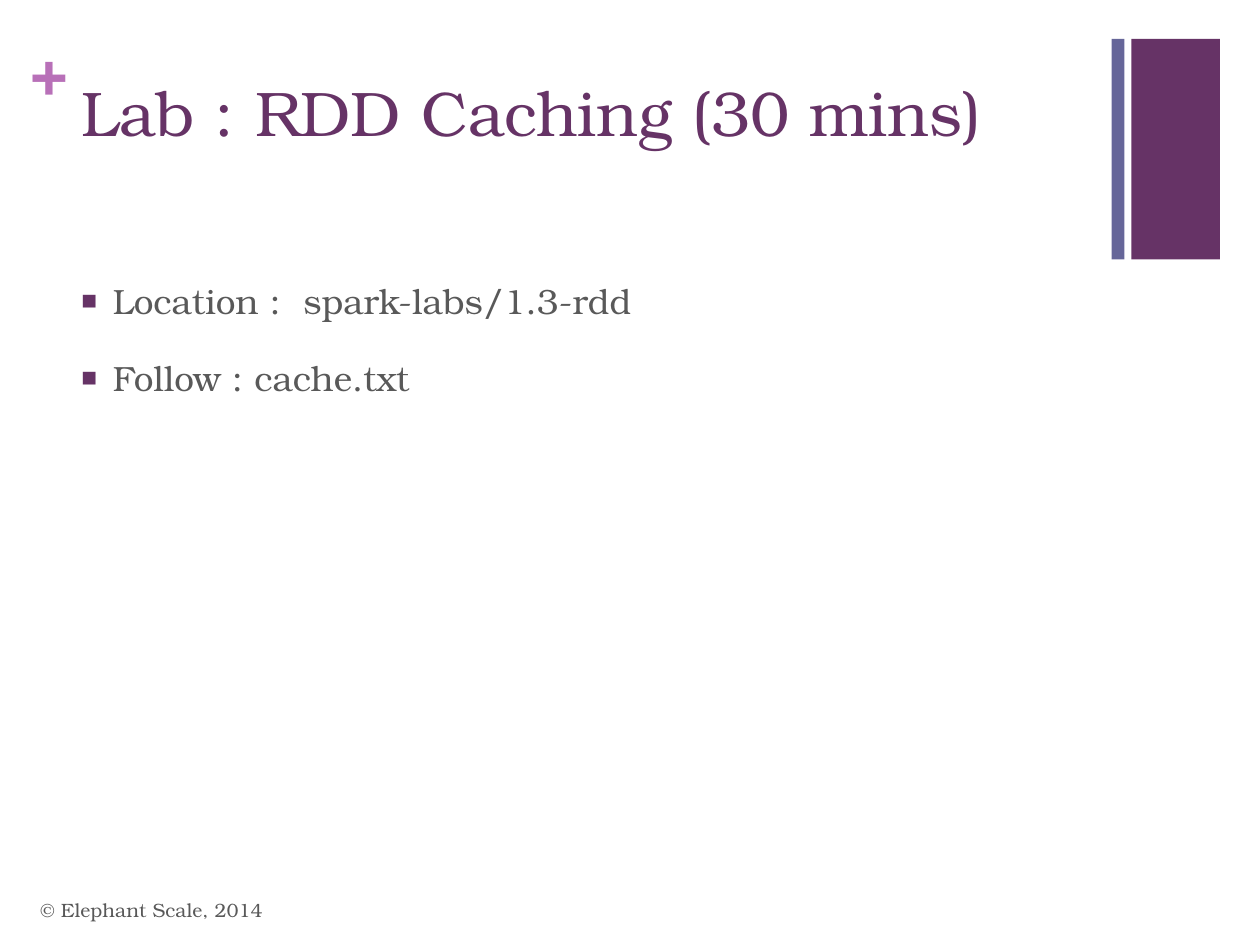
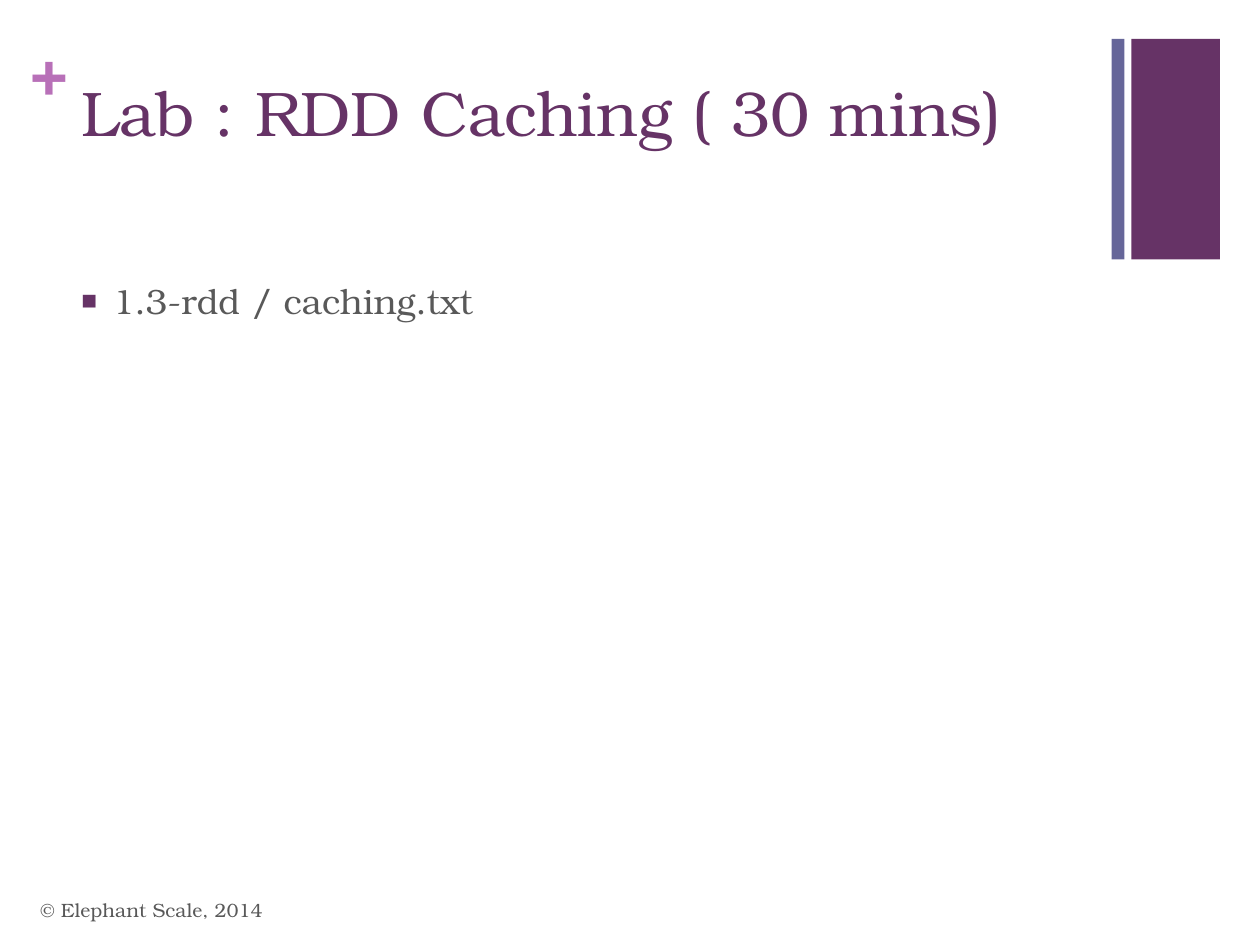
Before and after one commit to mattvinks/spark-labs, a slide deck: slide 28 of slides/02_Spark_Intro.pptx (slide 29 before the commit). Drawn at 1260x945 pixels with LibreOffice and Linux fonts; fonts in the diff are those of the drawing. Boxes give left, top, right and bottom in pixels: in the first picture for what was removed or moved away, otherwise in the second. Text is boxed around its words. In the diff, an @@ line names an element or a change of style, - is before the commit and + after.

Commit message:
spark core slides

```diff
--- a/slides/02_Spark_Intro.pptx
+++ b/slides/02_Spark_Intro.pptx
@@ title at bbox=[81, 91, 1001, 151]: spaces changed @@
-Lab : RDD Caching (30 mins)
+Lab : RDD Caching ( 30 mins)
@@ text at bbox=[113, 289, 473, 323]: text changed @@
-■ Location : spark-labs/1.3-rdd
-■ Follow : cache.txt
+■ 1.3-rdd / caching.txt
```
Also in this commit, not shown: 10 other slides changed, 19 slides added, 2 slides removed, 2 other files.
